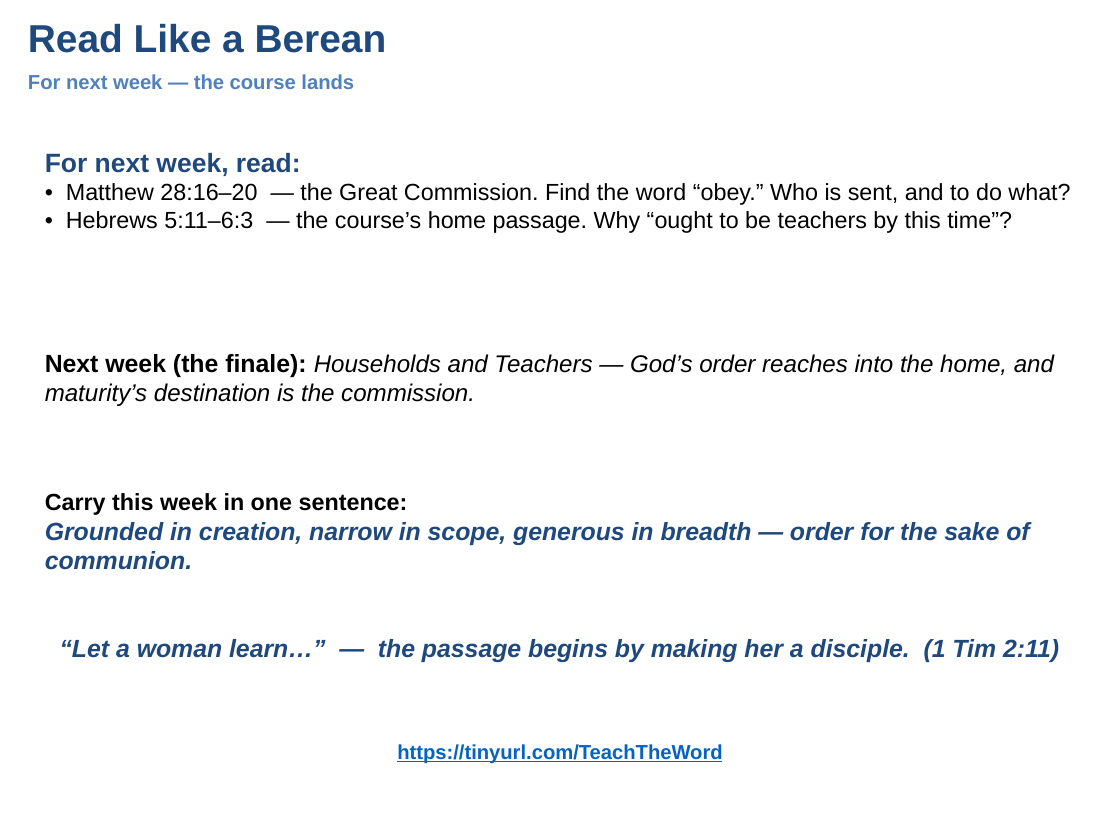
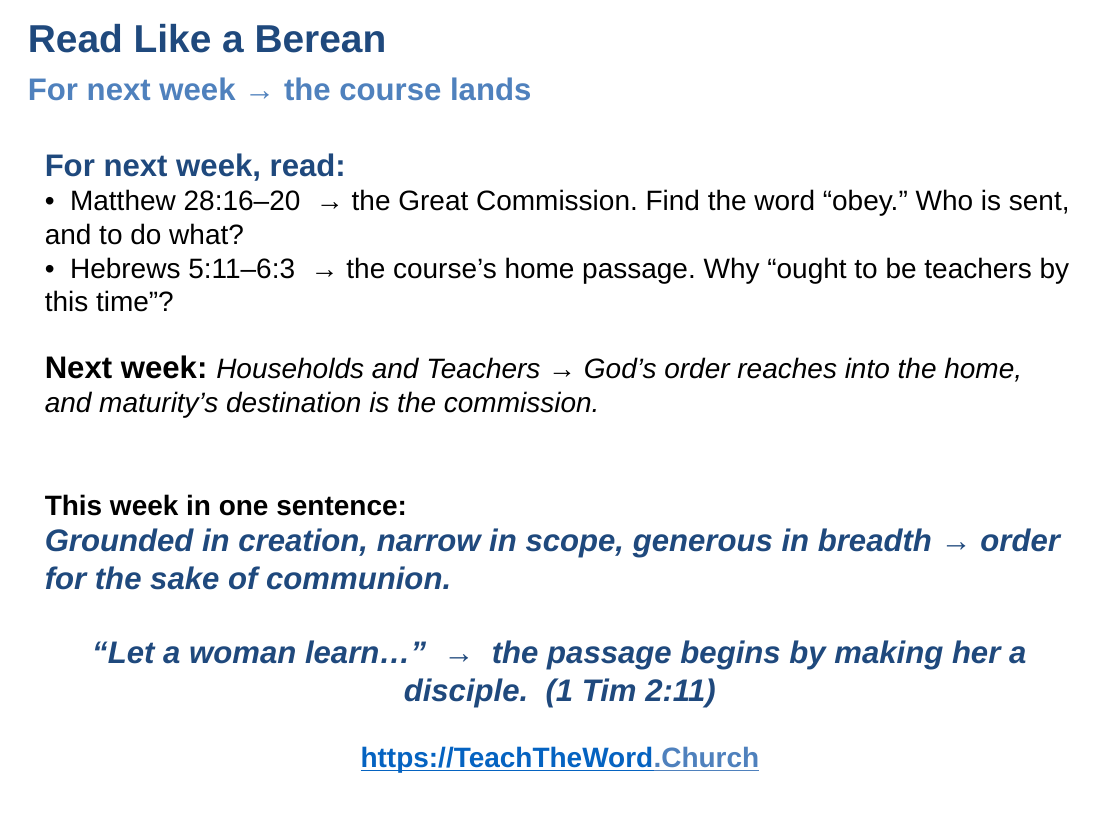
Before and after one commit to UsefulEngines/EvangelismPublic, a slide deck: slide 7 of 2026-Q4/11-GodsCreatedOrder/Week11-GodsCreatedOrder.pptx. Drawn at 1120x840 pixels with LibreOffice and Linux fonts; fonts in the diff are those of the drawing. Boxes give left, top, right and bottom in pixels: in the first picture for what was removed or moved away, otherwise in the second. Text is boxed around its words. In the diff, an @@ line names an element or a change of style, - is before the commit and + after.

```diff
--- a/2026-Q4/11-GodsCreatedOrder/Week11-GodsCreatedOrder.pptx
+++ b/2026-Q4/11-GodsCreatedOrder/Week11-GodsCreatedOrder.pptx
@@ text at bbox=[28, 77, 531, 101]: text changed; size 13 to 20 pt @@
-For next week — the course lands
+For next week → the course lands
@@ text at bbox=[45, 153, 1070, 312]: text changed; size 15 to 18 pt @@
-For next week, read:
-• Matthew 28:16–20 — the Great Commission. Find the word “obey.” Who is sent, and to do what?
-• Hebrews 5:11–6:3 — the course’s home passage. Why “ought to be teachers by this time”?
+For next week, read:
+• Matthew 28:16–20 → the Great Commission. Find the word “obey.” Who is sent, and to do what?
+• Hebrews 5:11–6:3 → the course’s home passage. Why “ought to be teachers by this time”?
@@ text at bbox=[45, 355, 1022, 417]: text changed; size 15.5 to 18 pt @@
-Next week (the finale): Households and Teachers — God’s order reaches into the home, and maturity’s destination is the commission.
+Next week: Households and Teachers → God’s order reaches into the home, and maturity’s destination is the commission.
@@ text at bbox=[45, 494, 1060, 590]: text changed; size 16 to 20 pt @@
-Carry this week in one sentence:
-Grounded in creation, narrow in scope, generous in breadth — order for the sake of communion.
+This week in one sentence:
+Grounded in creation, narrow in scope, generous in breadth → order for the sake of communion.
@@ text at bbox=[92, 640, 1026, 707]: text changed; size 16 to 20 pt @@
-“Let a woman learn…” — the passage begins by making her a disciple. (1 Tim 2:11)
+“Let a woman learn…” → the passage begins by making her a disciple. (1 Tim 2:11)
@@ text at bbox=[361, 746, 760, 772]: text changed; size 13 to 18 pt @@
-https://tinyurl.com/TeachTheWord
+https://TeachTheWord.Church
```
Also in this commit, not shown: 6 other slides changed, 5 other files.
